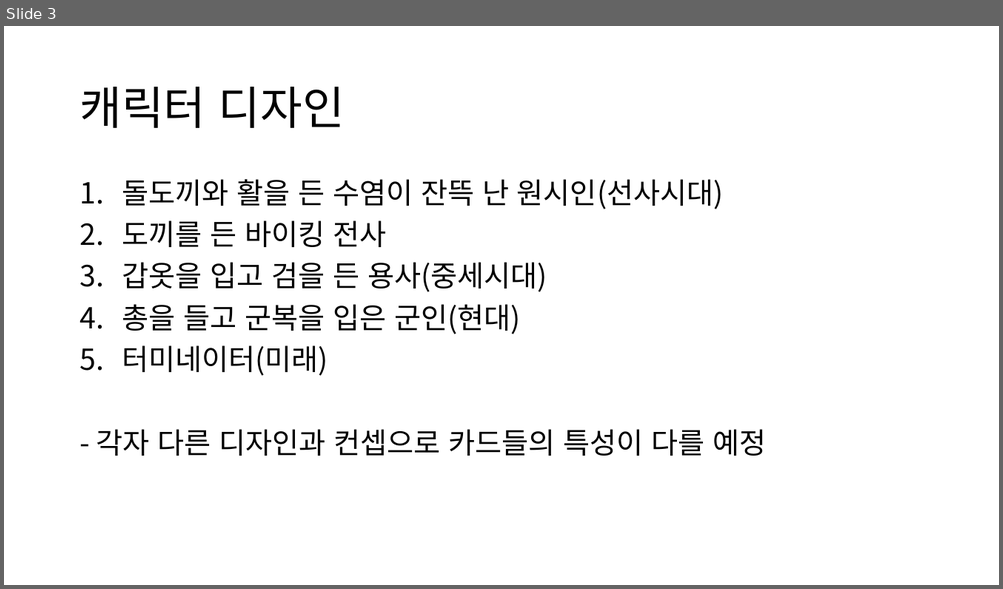
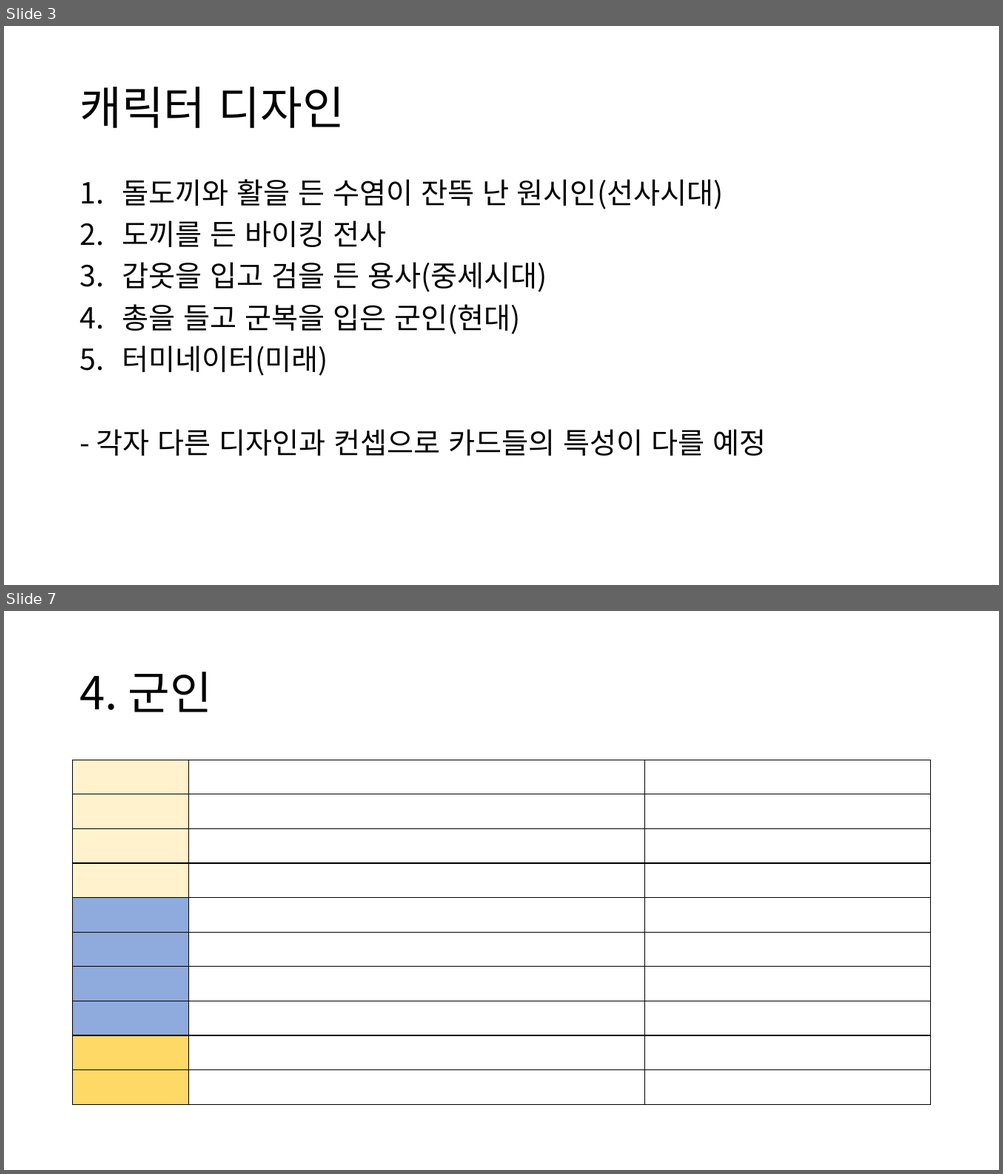
Before and after one commit to whkoh7/2DGP_Hero_is_lonely, a slide deck: 캐릭터 및 카드 컨셉, 디자인.pptx. Shown one above the other, each under a label of ours: slide 3 before the commit, slides 3 and 7 after it; the slides between them are not shown. The pictures are 1003x589 and 1003x1174 pixels, drawn with LibreOffice and Linux fonts; fonts in the diff are those of the drawing. Boxes give left, top, right and bottom in pixels: in the first picture for what was removed or moved away, otherwise in the second. Text is boxed around its words. In the diff, an @@ line names an element or a change of style, - is before the commit and + after.

```diff
--- a/캐릭터 및 카드 컨셉, 디자인.pptx
+++ b/캐릭터 및 카드 컨셉, 디자인.pptx
@@ slide 7 added at <box>4,611,999,1170</box>, background #FFFFFF @@
@@ title added at <box>79,672,212,712</box>, 44 pt, text #000000 @@
+4. 군인
@@ table added at <box>73,760,930,1063</box>, 10 rows, 3 columns @@
+ |  | 
+ |  | 
+ |  | 
+ |  | 
+ |  | 
+ |  | 
+ |  | 
+ |  | 
+ |  | 
+ |  | 
```
Also in this commit, not shown: 1 slide changed, 3 other slides added.
